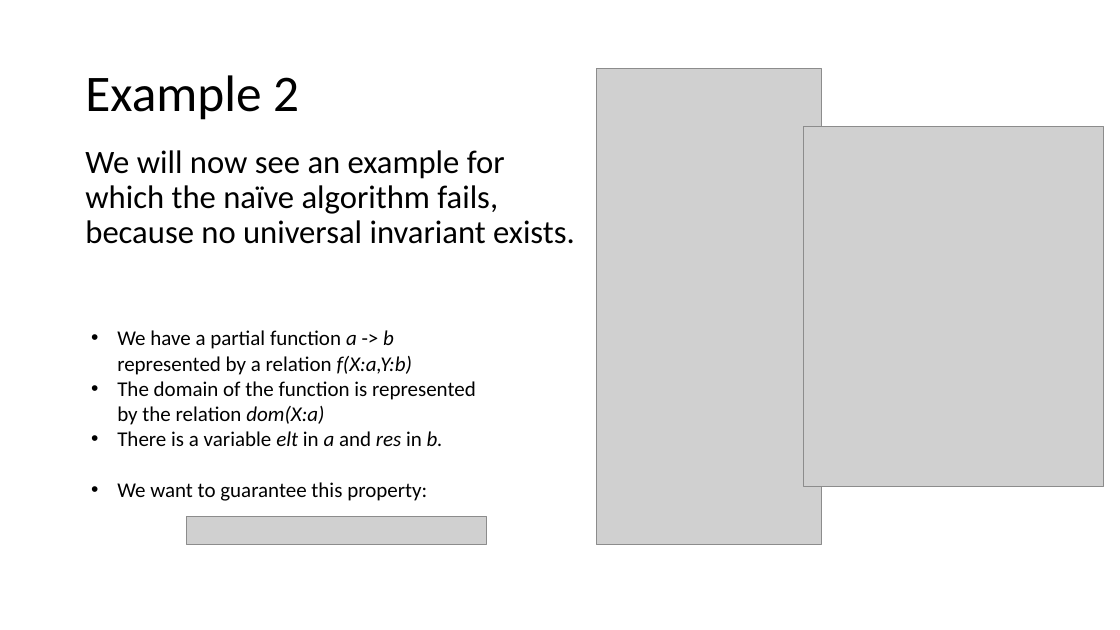
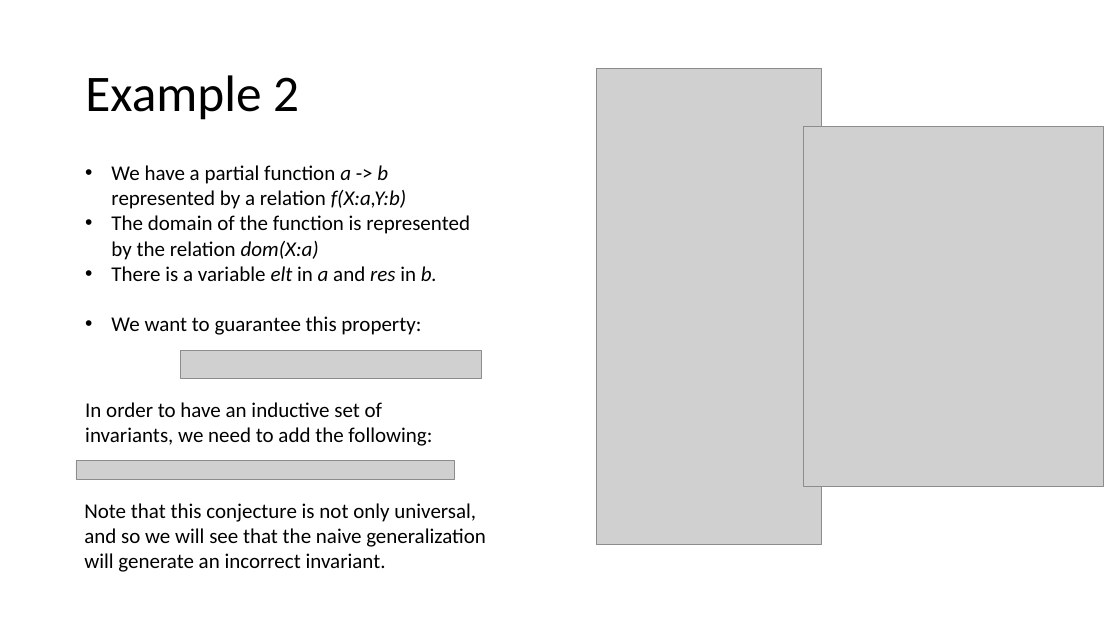
Before and after one commit to tjhance/ivy-research, a slide deck: slide 13 of invariant_synthesis/Invariant Synthesis.pptx. Drawn at 1120x630 pixels with LibreOffice and Linux fonts; fonts in the diff are those of the drawing; grey boxes stand for pictures. Boxes give left, top, right and bottom in pixels: in the first picture for what was removed or moved away, otherwise in the second. Text is boxed around its words. In the diff, an @@ line names an element or a change of style, - is before the commit and + after.

```diff
--- a/invariant_synthesis/Invariant Synthesis.pptx
+++ b/invariant_synthesis/Invariant Synthesis.pptx
@@ text "We have a partial function ...": place and size @@
-text "We have a partial function ..." at bbox=[117, 330, 476, 501]
+text "We have a partial function ..." at bbox=[111, 165, 470, 335]
@@ text removed at bbox=[85, 150, 575, 244] @@
-We will now see an example for which the naïve algorithm fails, because no universal invariant exists.
@@ picture: place and size @@
-picture at bbox=[187, 517, 487, 544]
+picture at bbox=[181, 351, 481, 379]
@@ text added at bbox=[85, 402, 432, 446], 18 pt, text #000000 @@
+In order to have an inductive set of invariants, we need to add the following:
@@ picture added at bbox=[76, 461, 455, 480] @@
@@ text added at bbox=[84, 503, 486, 572], 18 pt, text #000000 @@
+Note that this conjecture is not only universal, and so we will see that the naive generalization will generate an incorrect invariant.
```
Also in this commit, not shown: 4 other slides changed, 6 slides added, 1 slide removed.
